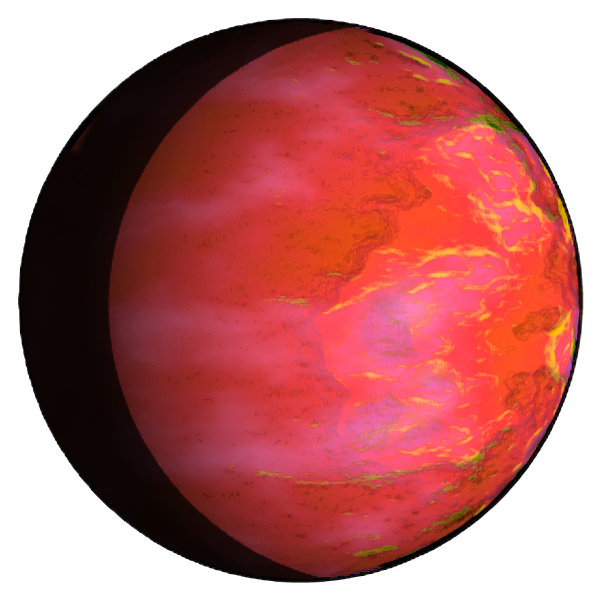
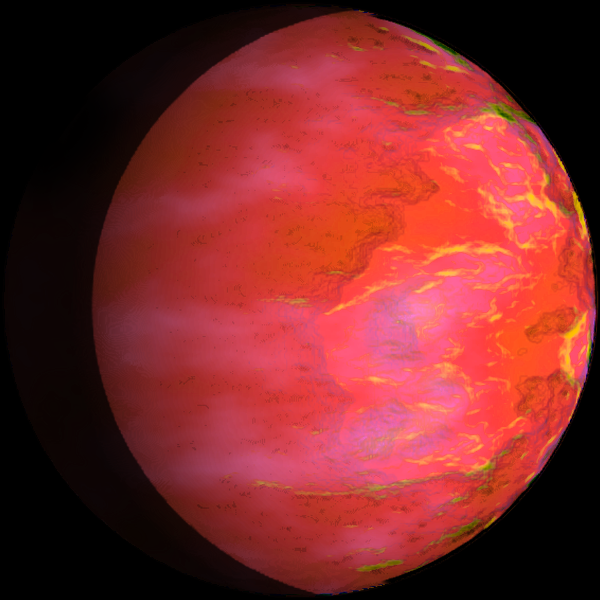
Revision of a layered (600, 600) image; what changed, layer by layer:
added layer "Layer 8" above "Group 1" over [0, 7, 164, 253]
painted on "Layer 6" over [2, 2, 600, 599]
painted on "Layer 2" over [0, 0, 600, 600]
painted on "Layer 3" over [48, 12, 599, 587]
painted on "Layer 4" over [1, 1, 600, 600]
painted on "Layer 1" over [2, 2, 600, 599]
added layer "Layer 7" over [0, 0, 600, 600]
